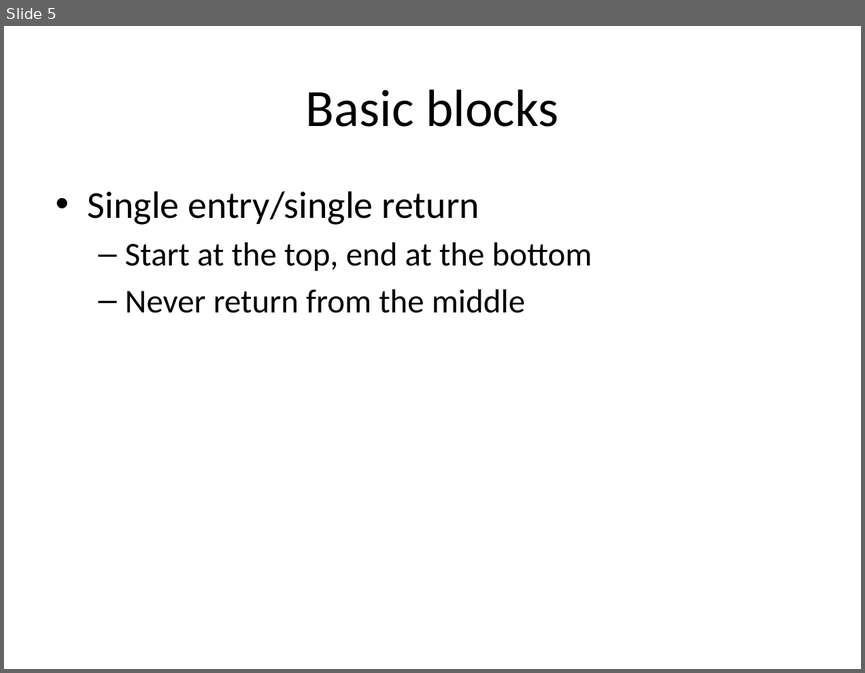
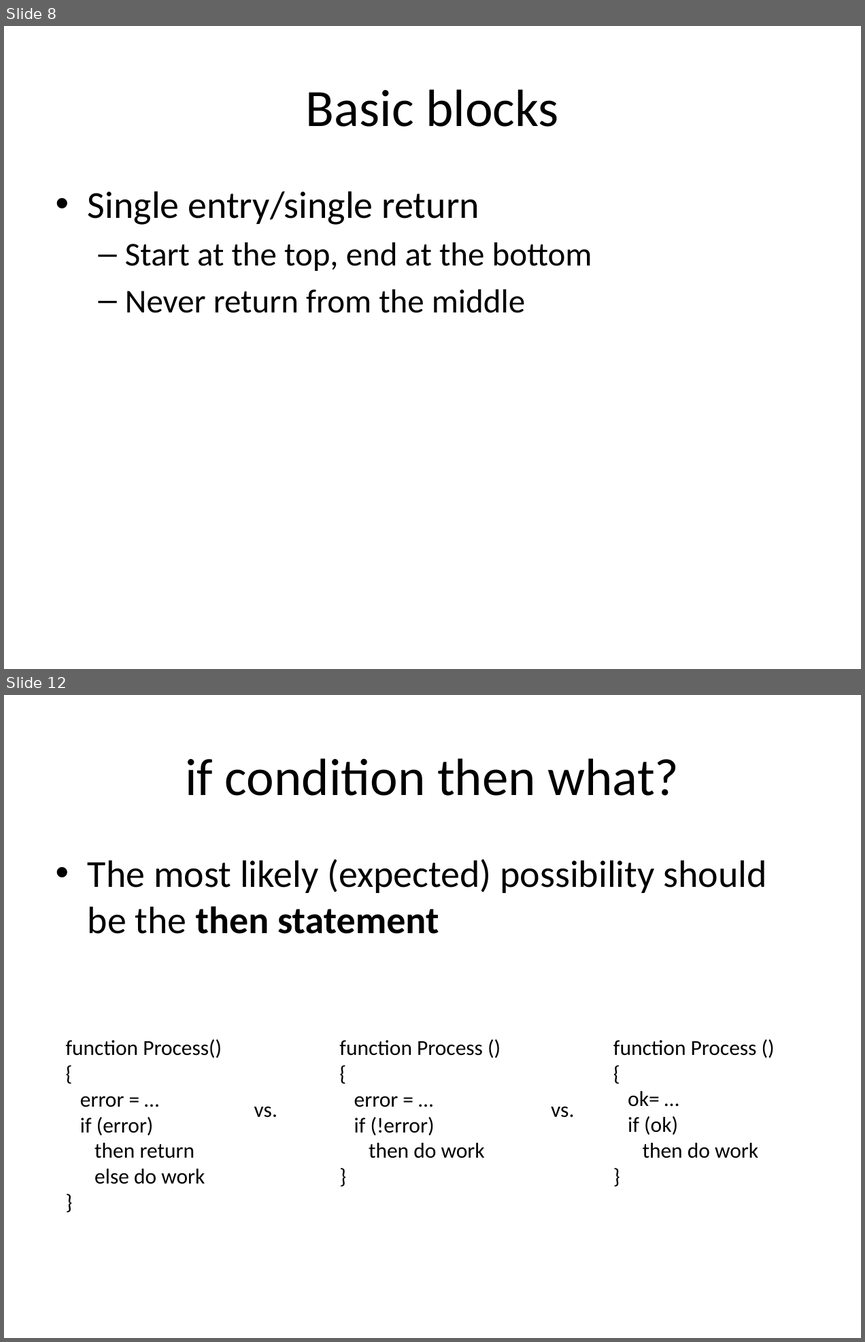
Before and after one commit to DavidJameson/SocialSoftware, a slide deck: DefensiveProgrammingTechniques.pptx. Shown one above the other, each under a label of ours: slide 5 before the commit, slides 8 and 12 after it; the slides between them are not shown. The pictures are 865x673 and 865x1342 pixels, drawn with LibreOffice and Linux fonts; fonts in the diff are those of the drawing. Boxes give left, top, right and bottom in pixels: in the first picture for what was removed or moved away, otherwise in the second. Text is boxed around its words. In the diff, an @@ line names an element or a change of style, - is before the commit and + after.

```diff
--- a/DefensiveProgrammingTechniques.pptx
+++ b/DefensiveProgrammingTechniques.pptx
@@ slide 12 added at box(4, 695, 861, 1338), background #FFFFFF @@
@@ title added at box(185, 758, 679, 796), 44 pt, text #000000 @@
+if condition then what?
@@ text added at box(88, 859, 766, 934), 32 pt, text #000000 @@
+• The most likely (expected) possibility should be the then statement
@@ text added at box(66, 1039, 222, 1184), 18 pt, text #000000 @@
+function Process()
+{
+error = …
+if (error)
+then return
+else do work
+}
@@ text added at box(339, 1040, 485, 1158), 18 pt, text #000000 @@
+function Process ()
+{
+error = …
+if (!error)
+then do work
+}
@@ text added at box(613, 1040, 758, 1158), 18 pt, text #000000 @@
+function Process ()
+{
+ok= …
+if (ok)
+then do work
+}
@@ text added at box(254, 1106, 277, 1117), 18 pt, text #000000 @@
+vs.
@@ text added at box(551, 1106, 574, 1117), 18 pt, text #000000 @@
+vs.
@@ what was slide 5 is now slide 8 @@
```
Also in this commit, not shown: 4 slides changed, 10 other slides added.
